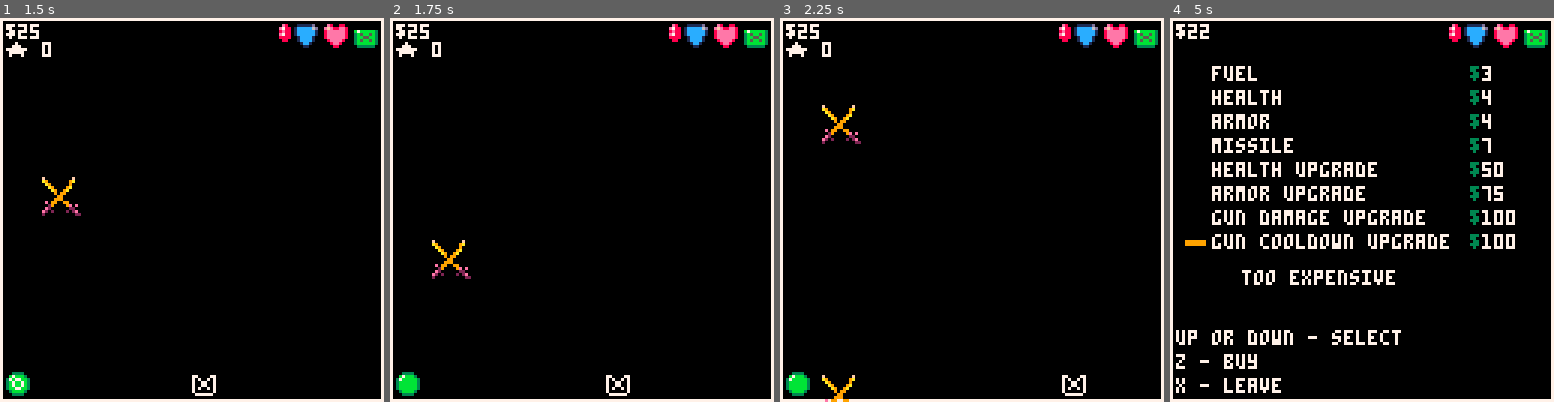
Above: before the commit, frames 1-4 (left to right).
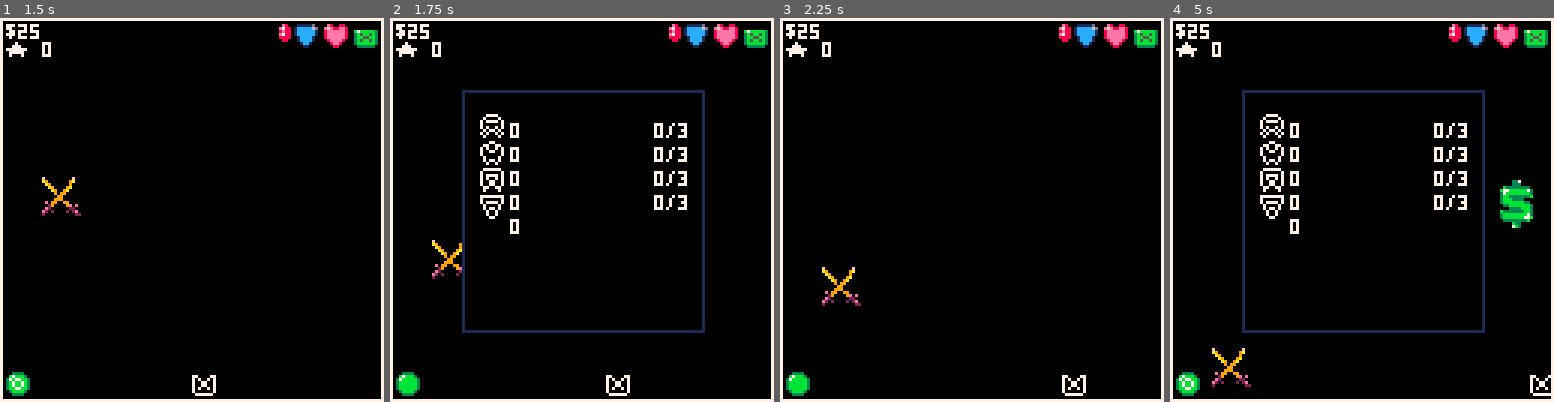
Above: after the commit, the same moments.

Repository: NinetiesPaul/Orion-s-Defender
Game: PICO-8 cartridge orionsdefender.p8
The game is run twice, just before and just after one commit, with the same random seed, the same clock (stepped at 60 frames per second) and the same inputs.
Inputs:
- Up to frame 1 (1.5 s): tap X (X key) at 0.33, 1.07 s; tap O (Z key) at 0.7 s
- Up to frame 2 (1.75 s): hold Right from 1.6 s (still down); tap O (Z key) at 1.7 s
- Up to frame 3 (2.25 s): tap X (X key) at 1.85 s; release Right at 2.1 s; tap O (Z key) at 2.1 s; hold Up from 2.15 s (still down)
- Up to frame 4 (5 s): release Up at 2.42 s; hold Right 2.47-3.03 s; tap O (Z key) every 0.4 s from 2.5 to 4.9 s; tap X (X key) at 2.97, 4.08 s; hold Left 3.08-3.58 s; hold Down 3.63-3.97 s; hold Right 4.02-4.68 s; hold Up from 4.73 s (still down)

Frame 1 is identical in both runs. In frame 2, 3.7% of the frame differs, in the area x 18-83%, y 18-83%; in frame 3, 0.8%; in frame 4, 13%, in the area x 1-100%, y 2-99%.

Commit message:
fixed move on move missile bug; started stats logic

Diff:
--- a/orionsdefender.p8
+++ b/orionsdefender.p8
@@ -43,6 +43,8 @@
 	rewards_given = false
 	battle_rewards = 0
 	r_scraps = 0
+	show_stats = false
+	scraps_accrued = 0
 
 	-- player variables
 	cooldown_lvls = {3,2,1}
@@ -243,6 +245,28 @@
 		draw_threat()
 		spr(ship_spr,ship_x,ship_y)
 		foreach(encounters, draw_encounter)
+
+		if show_stats then
+			rect(24,24,104,104, 1)
+			rectfill(25,25,103,103, 0)
+
+			linect = 0
+			total = 0
+			for e in all(enemy_list) do
+				knowledge_level = 0
+				if (e.knowledge_level == 0.100) knowledge_level = 1
+				if (e.knowledge_level == 0.200) knowledge_level = 2
+				if (e.knowledge_level == 0.300) knowledge_level = 3
+				total += e.n_destroyed
+
+				spr(e.spr_ok, 30, 32 + linect * 9)
+				print(e.n_destroyed, 40, 35 + linect * 8, 7)
+				print(knowledge_level .. "/3", 88, 35 + linect * 8, 7)
+
+				linect+=1
+			end
+			print(total, 40, 35 + linect * 8, 7)
+		end
 	end
 
 	if current_view == 2 then -- battle
@@ -342,10 +366,20 @@
 	update_icons()
 
 	if current_view == 1 then
-		fuel -= fuel_comsumption
-		if (clock % 30 == 0) create_encounter()
-		if (fuel <= 0) current_view = views[5]
-		foreach(encounters, move_encounter)
+		if show_stats == false then
+			fuel -= fuel_comsumption
+			if (clock % 30 == 0) create_encounter()
+			if (fuel <= 0) current_view = views[5]
+			foreach(encounters, move_encounter)
+		end
+
+		if btnp(4) then
+			if show_stats then
+				show_stats = false
+			else
+				show_stats = true
+			end
+		end
 	end
 
 	if current_view == 2 then
@@ -426,6 +460,7 @@
 end
 
 function move_missile(m)
+	if (current_enemy_locked_on == null) current_enemy_locked_on = 1
 	target_x = enemies[current_enemy_locked_on].x
 	target_y = enemies[current_enemy_locked_on].y
 
@@ -697,7 +732,7 @@
 end
 
 function draw_encounter(e)
-	sprite = (e.type == 1) and 064 or 070
+	sprite = (e.type == 1) and 064 or 068
 	spr(sprite,e.x, e.y, 2, 2)
 end
 
